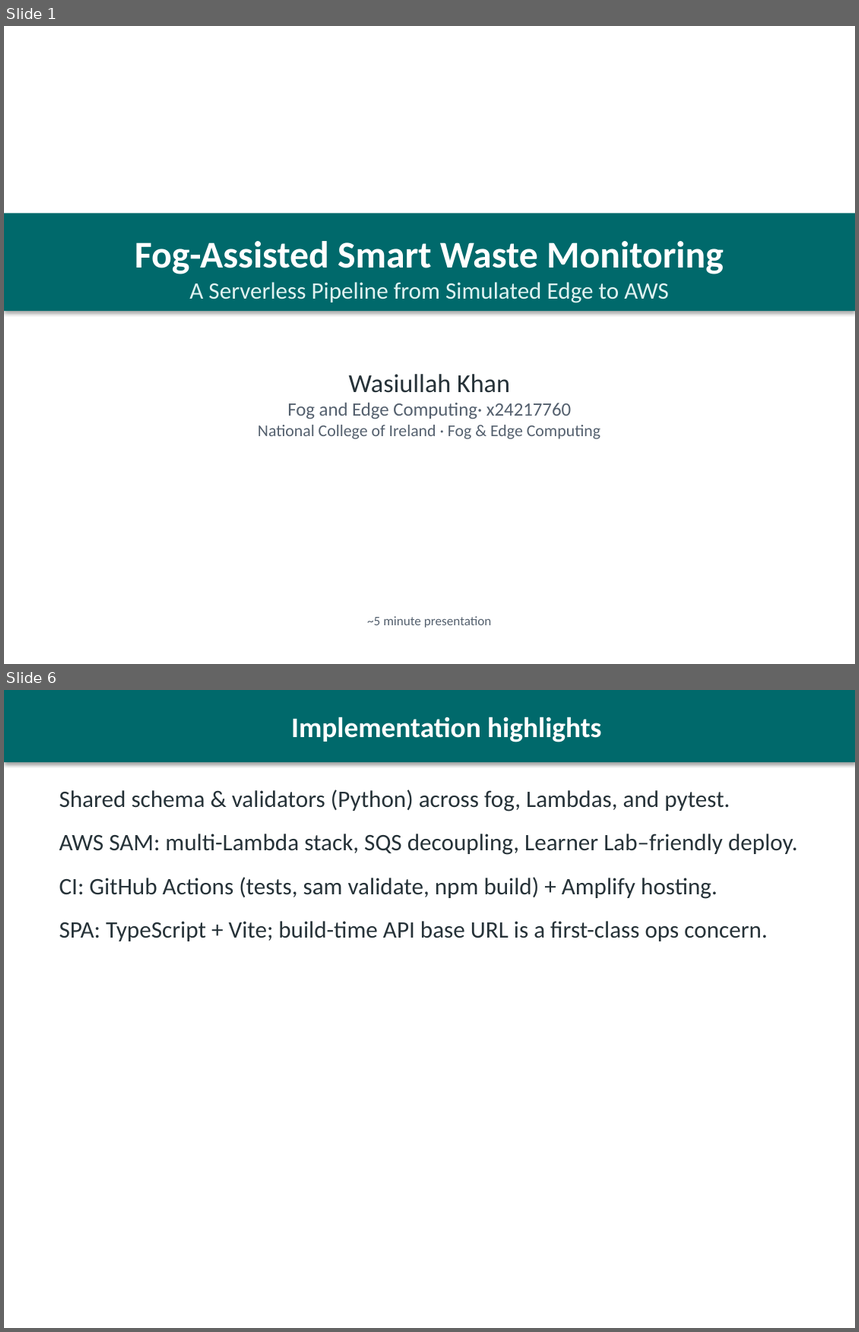
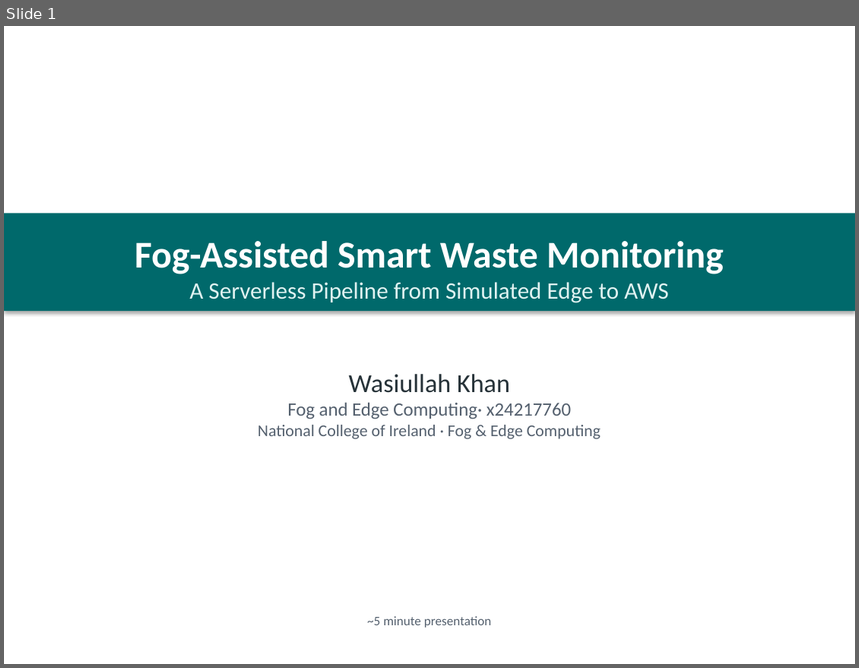
Before and after one commit to Wasiullah26/Smart-waste-bin, a slide deck: docs/FogEdge_5min_Presentation.pptx. Shown one above the other, each under a label of ours: slides 1 and 6 before the commit, slide 1 after it; the slides between them are not shown. The pictures are 859x1332 and 859x668 pixels, drawn with LibreOffice and Linux fonts; fonts in the diff are those of the drawing. Boxes give left, top, right and bottom in pixels: in the first picture for what was removed or moved away, otherwise in the second. Text is boxed around its words. In the diff, an @@ line names an element or a change of style, - is before the commit and + after.

```diff
--- a/docs/FogEdge_5min_Presentation.pptx
+++ b/docs/FogEdge_5min_Presentation.pptx
@@ slide 6 removed at bbox=[4, 690, 855, 1328], background #FFFFFF @@
@@ rectangle removed at bbox=[4, 690, 855, 762] @@
-Implementation highlights
@@ text removed at bbox=[59, 790, 798, 942] @@
-Shared schema & validators (Python) across fog, Lambdas, and pytest.
-AWS SAM: multi-Lambda stack, SQS decoupling, Learner Lab–friendly deploy.
-CI: GitHub Actions (tests, sam validate, npm build) + Amplify hosting.
-SPA: TypeScript + Vite; build-time API base URL is a first-class ops concern.
```
Also in this commit, not shown: 4 slides changed, 1 slide added, 1 other slide removed, 1 other file.
